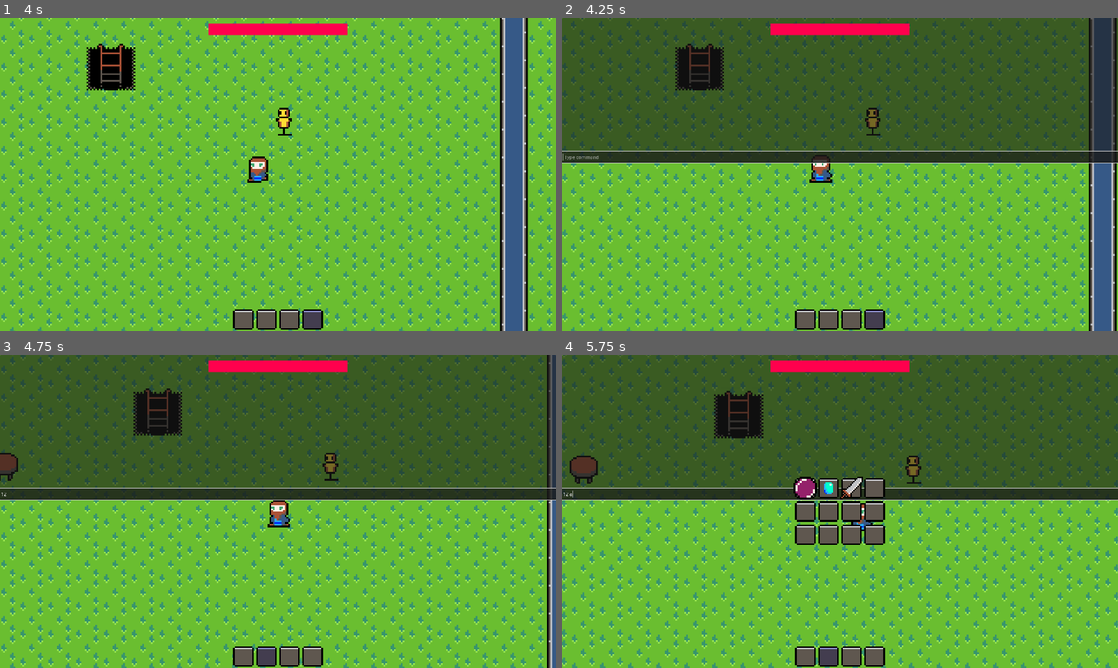
Above: before the commit, frames 1-4 (two rows, left to right).
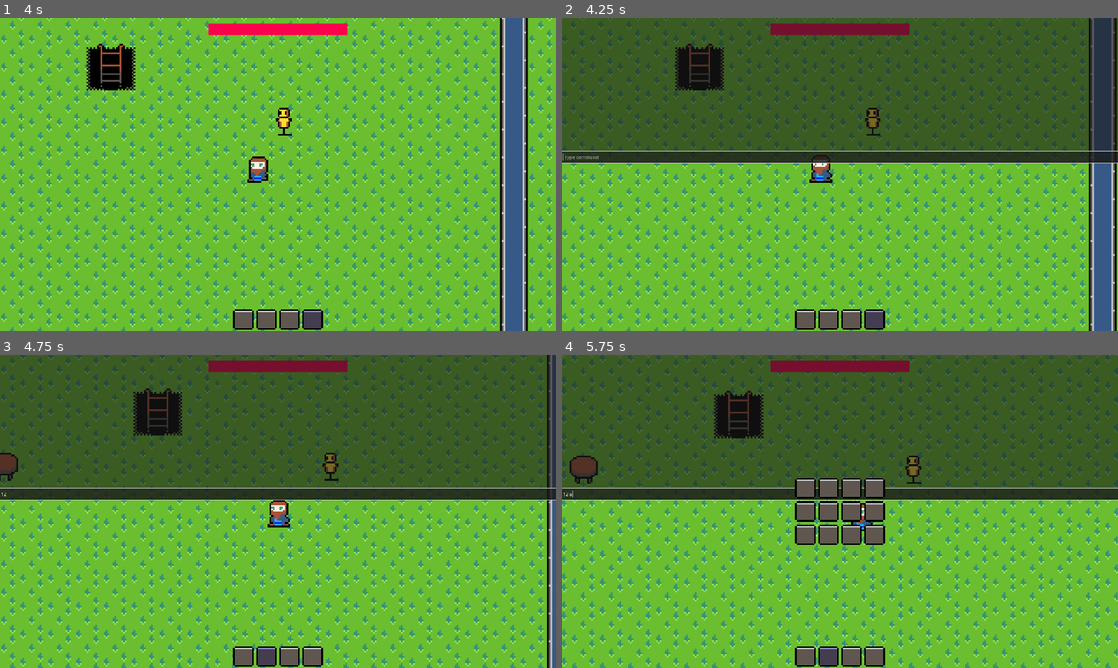
Above: after the commit, the same moments.

Repository: Tarociarz-z-Macedonii/forging-knight
Game: Godot game, scene res://scenes/places/main.tscn
The game is run twice, just before and just after one commit, with the same random seed, the same clock (stepped at 60 frames per second) and the same inputs.
Inputs (mouse positions are in pixels of both pictures, inside the frame that each line leads up to):
- Up to frame 1 (4 s): tap Enter at 0.5 s; move the mouse to (400, 158) at 0.52 s; press the mouse at (400, 158) at 0.53 s; hold D (Move_Right) 0.53-1.28 s; move the mouse to (166, 190) at 1.27 s; release the mouse at (166, 190) at 1.28 s; hold S (Move_Down) 1.28-2.03 s; tap 1 (Change_Hotbar_Slot_1) at 1.35 s; move the mouse to (333, 105) at 2.02 s; hold D (Move_Right) 2.03-2.78 s; tap 2 (Change_Hotbar_Slot_2) at 2.1 s; move the mouse to (250, 237) at 2.77 s; hold W (Move_Up) 2.78-3.53 s; tap 3 (Change_Hotbar_Slot_3) at 2.85 s; move the mouse to (444, 221) at 3.52 s; hold A (Move_Left) from 3.53 s (still down); tap 4 (Change_Hotbar_Slot_4) at 3.6 s
- Up to frame 2 (4.25 s): keep holding A (Move_Left); tap ` (Debug_Menu) at 4.15 s
- Up to frame 3 (4.75 s): release A (Move_Left) at 4.25 s; click (278, 492) at 4.27 s; type "12" at 4.35 s
- Up to frame 4 (5.75 s): tap Space at 5 s; move the mouse to (673, 464) at 5.02 s; hold A (Move_Left) from 5.03 s (still down); click (673, 464) at 5.1 s; tap Tab (inventory) at 5.65 s

Frame 1 is identical in both runs. In frame 2, 0.9% of the frame differs, in the area x 37-63%, y 1-6%; in frame 3, 0.9%; in frame 4, 1.3%, in the area x 37-63%, y 1-47%.

Commit message:
Dev console: new command + bugfixes
Added new command - sun which shows every room on the minimap, fixed z index of dev console and typo in help command

Diff:
--- a/scenes/UI/debug_console/debug_console.tscn
+++ b/scenes/UI/debug_console/debug_console.tscn
@@ -3,13 +3,14 @@
 [ext_resource type="Script" uid="uid://b6y0vul4u0w3r" path="res://scripts/UI/debug_console/debug_console.gd" id="2_d2dwp"]
 
 [node name="container" type="Panel"]
-z_index = -1
+z_index = 10
 anchors_preset = 10
 anchor_right = 1.0
 offset_bottom = 500.0
 grow_horizontal = 2
 
 [node name="input" type="LineEdit" parent="."]
+z_index = 11
 layout_mode = 1
 anchors_preset = 2
 anchor_top = 1.0
@@ -21,6 +22,7 @@
 script = ExtResource("2_d2dwp")
 
 [node name="VBoxContainer" type="VBoxContainer" parent="."]
+z_index = 11
 layout_mode = 1
 anchors_preset = 10
 anchor_right = 1.0
--- a/scenes/UI/inventory/inventory.tscn
+++ b/scenes/UI/inventory/inventory.tscn
@@ -1,10 +1,7 @@
-[gd_scene load_steps=7 format=3 uid="uid://c8sms26cr4jl4"]
+[gd_scene load_steps=4 format=3 uid="uid://c8sms26cr4jl4"]
 
 [ext_resource type="PackedScene" uid="uid://64q4x6l64b2q" path="res://scenes/UI/inventory/slot.tscn" id="1_pohso"]
 [ext_resource type="Script" uid="uid://dgmj56gv6tmjv" path="res://scripts/UI/inventory/inventory.gd" id="1_psafj"]
-[ext_resource type="Resource" uid="uid://e8jec17g6tpx" path="res://resources/materials/ruby.tres" id="3_5tt2m"]
-[ext_resource type="Resource" uid="uid://bpqhogdu7me3k" path="res://resources/weapons/tier_1/void_orb.tres" id="3_efs20"]
-[ext_resource type="Resource" uid="uid://dende63l7g52v" path="res://resources/weapons/tier_1/sword.tres" id="3_p0vv6"]
 [ext_resource type="Script" uid="uid://bgau8vgpck5rb" path="res://scripts/UI/inventory/hotbar_slot.gd" id="4_06oe3"]
 
 [node name="Inventory" type="Control" node_paths=PackedStringArray("hotbar_slots")]
@@ -38,18 +35,12 @@
 
 [node name="Slot" parent="UI/GridContainer" instance=ExtResource("1_pohso")]
 layout_mode = 2
-item = ExtResource("3_efs20")
-amount = 1
 
 [node name="Slot2" parent="UI/GridContainer" instance=ExtResource("1_pohso")]
 layout_mode = 2
-item = ExtResource("3_5tt2m")
-amount = 1
 
 [node name="Slot3" parent="UI/GridContainer" instance=ExtResource("1_pohso")]
 layout_mode = 2
-item = ExtResource("3_p0vv6")
-amount = 1
 
 [node name="Slot4" parent="UI/GridContainer" instance=ExtResource("1_pohso")]
 layout_mode = 2
--- a/scenes/places/main.tscn
+++ b/scenes/places/main.tscn
@@ -54,6 +54,6 @@
 position = Vector2(100, 0)
 
 [connection signal="body_shape_entered" from="Tilemap/HitBoxes/Area2D" to="Tilemap/HitBoxes/Area2D" method="_on_body_shape_entered"]
-[connection signal="body_shape_entered" from="Tilemap/HitBoxes/@Area2D@22092" to="Tilemap/HitBoxes/@Area2D@22092" method="_on_body_shape_entered"]
-[connection signal="body_shape_entered" from="Tilemap/HitBoxes/@Area2D@22093" to="Tilemap/HitBoxes/@Area2D@22093" method="_on_body_shape_entered"]
-[connection signal="body_shape_entered" from="Tilemap/HitBoxes/@Area2D@22094" to="Tilemap/HitBoxes/@Area2D@22094" method="_on_body_shape_entered"]
+[connection signal="body_shape_entered" from="Tilemap/HitBoxes/@Area2D@32910" to="Tilemap/HitBoxes/@Area2D@32910" method="_on_body_shape_entered"]
+[connection signal="body_shape_entered" from="Tilemap/HitBoxes/@Area2D@32911" to="Tilemap/HitBoxes/@Area2D@32911" method="_on_body_shape_entered"]
+[connection signal="body_shape_entered" from="Tilemap/HitBoxes/@Area2D@32912" to="Tilemap/HitBoxes/@Area2D@32912" method="_on_body_shape_entered"]
--- a/scripts/UI/debug_console/debug_console.gd
+++ b/scripts/UI/debug_console/debug_console.gd
@@ -4,11 +4,13 @@
 @onready var player = $"../../../Player"
 @onready var vbox = $"../VBoxContainer"
 @onready var container = $"../"
+var minimap_displayer
 var command_used: bool
 var labels: Array[Label]
 var max_labels = 16
 
 func _ready() -> void:
+	minimap_displayer = get_node_or_null("../../../DungeonGenerator/MinimapDisplayer")
 	text_submitted.connect(_process_commands)
 
 func _process(delta: float) -> void:
@@ -41,9 +43,9 @@
 	help(parts)
 	create(parts)
 	items(parts)
+	sun(parts)
 	if not command_used:
 		create_label("invalid command")
-
 func help(parts):
 	if parts[0] == "help":
 		command_used = true
@@ -51,9 +53,10 @@
 			create_label("this command does not have arguments")
 			return
 
-		create_label("help - shows every commands")
+		create_label("help - shows every command")
 		create_label("create (id, amount, position x, position y) - creates item")
 		create_label("items - shows every item's id")
+		create_label("sun - shows every room on minimap")
 
 func create(parts):
 	if parts[0] == "create":
@@ -86,3 +89,15 @@
 		var keys = ItemDatabase.items_ids.keys()
 		for key in keys:
 			create_label(key)
+
+func sun(parts):
+	if parts[0] == "sun":
+		command_used = true
+		if minimap_displayer == null:
+			create_label("can not use this command here")
+			return
+		if (len(parts) > 1):
+			create_label("this command does not have arguments")
+			return
+		minimap_displayer.sun()
+		create_label("minimap updated")
--- a/scripts/dungeon_generator/minimap_displayer.gd
+++ b/scripts/dungeon_generator/minimap_displayer.gd
@@ -73,3 +73,9 @@
 			icons[key].texture = DungeonDatabase.explored_icon
 		if room_gen.rooms[key].status == Enums.RoomStatus.CURRENT:
 			icons[key].texture = DungeonDatabase.current_icon
+
+func sun():
+	for key in room_gen.rooms:
+		if room_gen.rooms[key].status == Enums.RoomStatus.UNSEEN:
+			room_gen.rooms[key].status = Enums.RoomStatus.UNEXPLORED
+	_update_room_icons()
